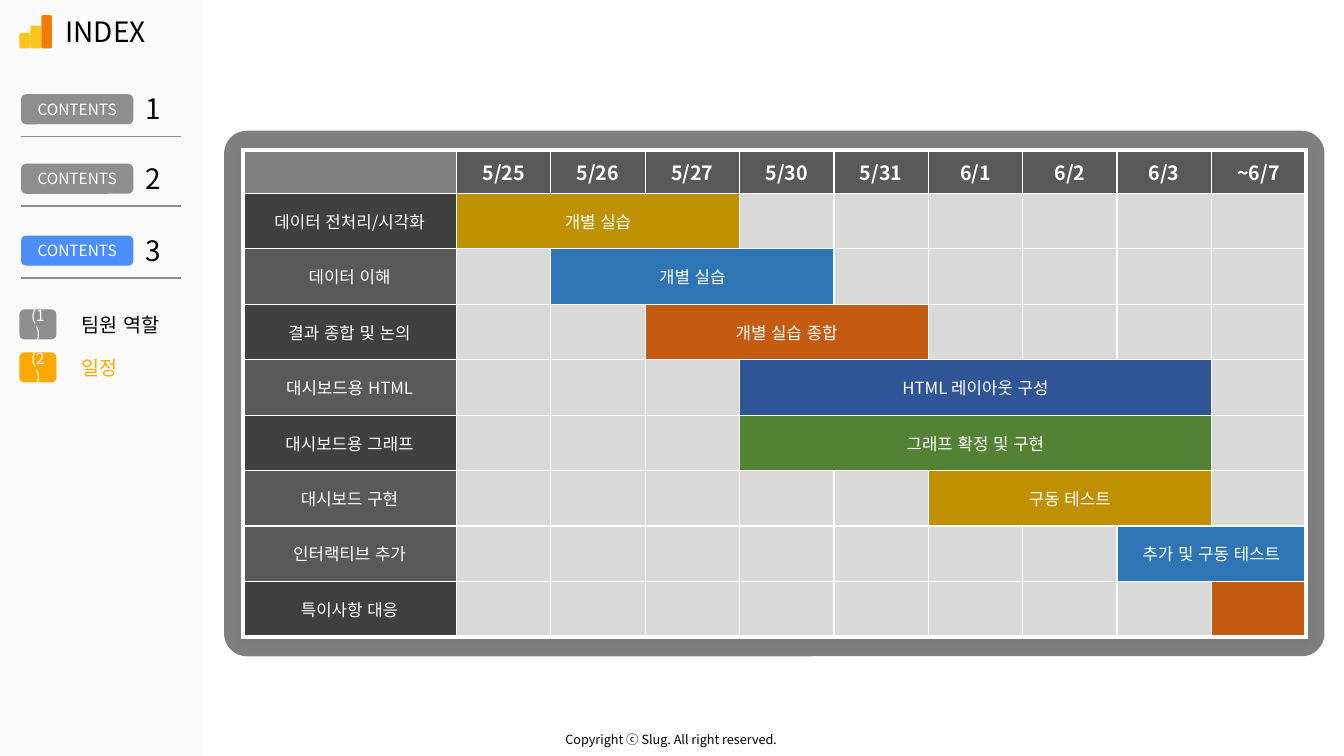
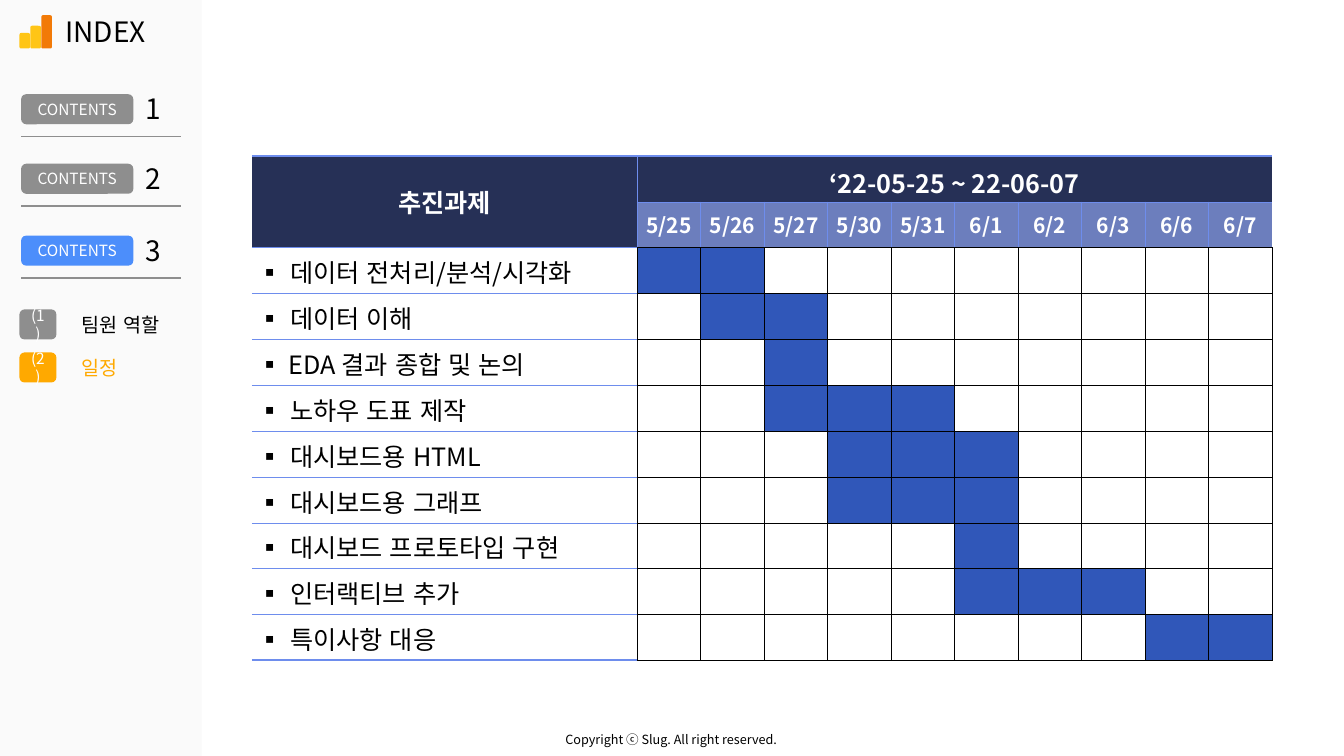
Before and after one commit to An-Sunghyun/EDA-practice-project, a slide deck: slide 10 of 완료문서/제안 발표.pptx. Drawn at 1344x756 pixels with LibreOffice and Linux fonts; fonts in the diff are those of the drawing. Boxes give left, top, right and bottom in pixels: in the first picture for what was removed or moved away, otherwise in the second. Text is boxed around its words. In the diff, an @@ line names an element or a change of style, - is before the commit and + after.

```diff
--- a/완료문서/제안 발표.pptx
+++ b/완료문서/제안 발표.pptx
@@ rounded rectangle removed at bbox=[224, 131, 1325, 656] @@
@@ table at bbox=[252, 156, 1272, 655] @@
- | 5/25 | 5/26 | 5/27 | 5/30 | 5/31 | 6/1 | 6/2 | 6/3 | ~6/7
-데이터 전처리/시각화 | 개별 실습 |  |  |  |  |  |  |  | 
-데이터 이해 |  | 개별 실습 |  |  |  |  |  |  | 
-결과 종합 및 논의 |  |  | 개별 실습 종합 |  |  |  |  |  | 
-대시보드용 HTML |  |  |  | HTML 레이아웃 구성 |  |  |  |  | 
-대시보드용 그래프 |  |  |  | 그래프 확정 및 구현 |  |  |  |  | 
-대시보드 구현 |  |  |  |  |  | 구동 테스트 |  |  | 
-인터랙티브 추가 |  |  |  |  |  |  |  | 추가 및 구동 테스트 | 
-특이사항 대응 |  |  |  |  |  |  |  |  | 
+추진과제 | ‘22-05-25 ~ 22-06-07 |  |  |  |  |  |  |  |  | 
+ | 5/25 | 5/26 | 5/27 | 5/30 | 5/31 | 6/1 | 6/2 | 6/3 | 6/6 | 6/7
+▪ 데이터 전처리/분석/시각화 |  |  |  |  |  |  |  |  |  | 
+▪ 데이터 이해 |  |  |  |  |  |  |  |  |  | 
+▪ EDA 결과 종합 및 논의 |  |  |  |  |  |  |  |  |  | 
+▪ 노하우 도표 제작 |  |  |  |  |  |  |  |  |  | 
+▪ 대시보드용 HTML |  |  |  |  |  |  |  |  |  | 
+▪ 대시보드용 그래프 |  |  |  |  |  |  |  |  |  | 
+▪ 대시보드 프로토타입 구현 |  |  |  |  |  |  |  |  |  | 
+▪ 인터랙티브 추가 |  |  |  |  |  |  |  |  |  | 
+▪ 특이사항 대응 |  |  |  |  |  |  |  |  |  | 
@@ table: place and size @@
-table at bbox=[243, 150, 1310, 637]
+table at bbox=[252, 156, 1272, 655]
```
Also in this commit, not shown: 1 other file.
